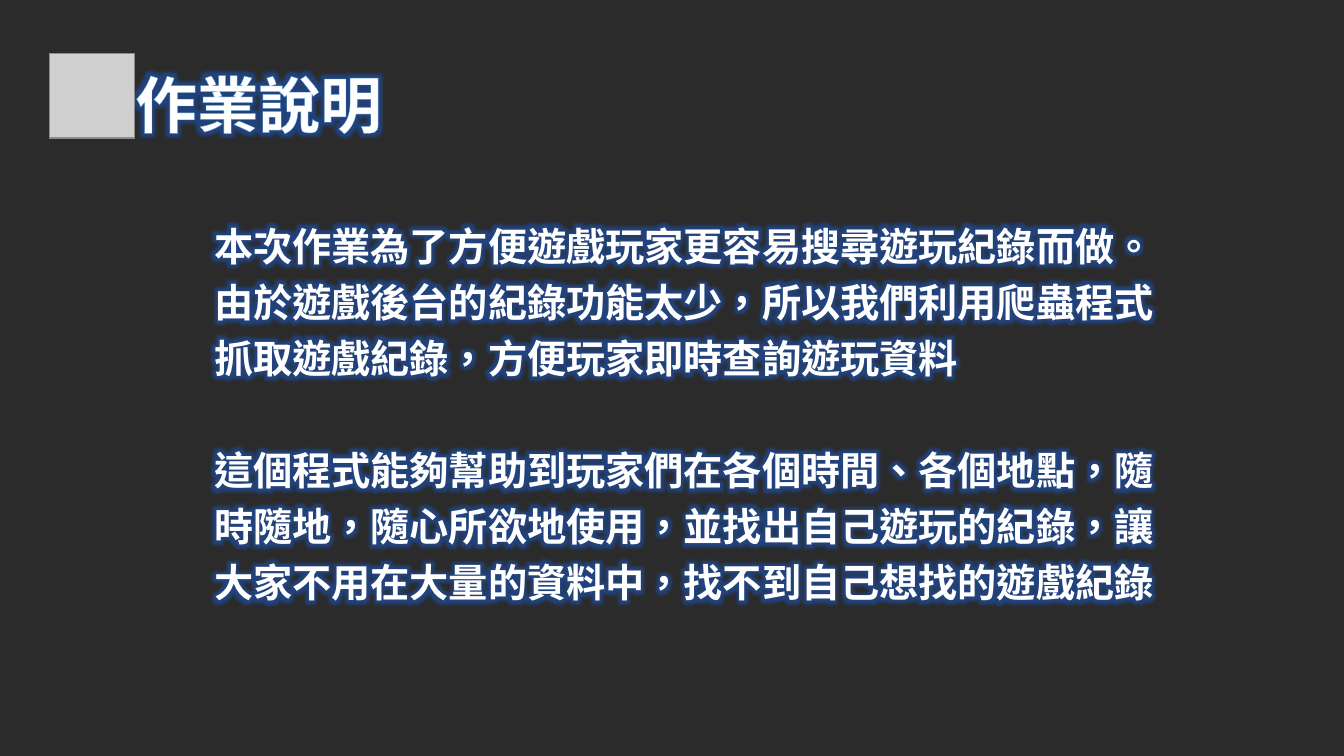
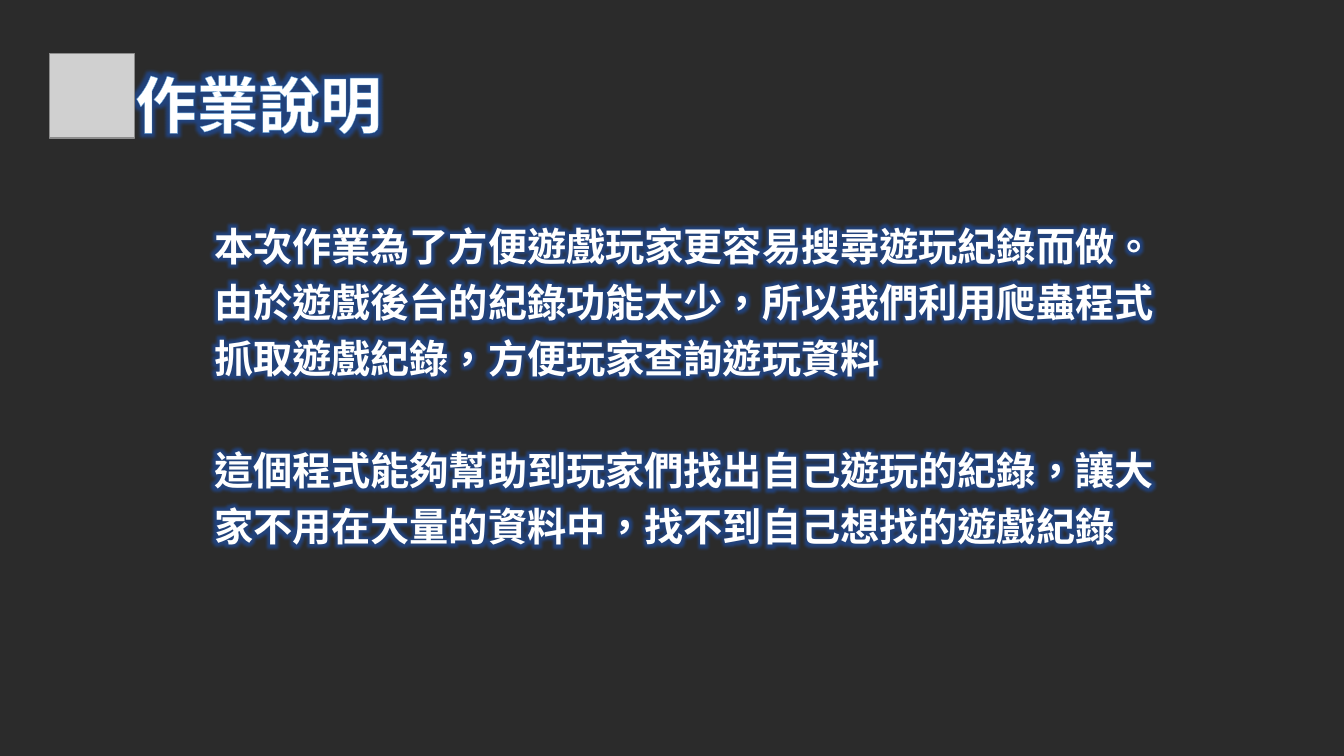
Before and after one commit to DJSBTimTW/DJSBTimTW-python_selenium, a slide deck: slide 5 of GC遊戲後台分析爬蟲 (1).pptx (slide 3 before the commit). Drawn at 1344x756 pixels with LibreOffice and Linux fonts; fonts in the diff are those of the drawing; grey boxes stand for pictures; background and template pictures are left out; a plain dark background stands for a picture behind light text. Boxes give left, top, right and bottom in pixels: in the first picture for what was removed or moved away, otherwise in the second. Text is boxed around its words. In the diff, an @@ line names an element or a change of style, - is before the commit and + after.

```diff
--- a/GC遊戲後台分析爬蟲 (1).pptx
+++ b/GC遊戲後台分析爬蟲 (1).pptx
@@ text at (x1=214, y1=221, x2=1154, y2=552): text changed @@
-本次作業為了方便遊戲玩家更容易搜尋遊玩紀錄而做。
-由於遊戲後台的紀錄功能太少，所以我們利用爬蟲程式抓取遊戲紀錄，方便玩家即時查詢遊玩資料
-這個程式能夠幫助到玩家們在各個時間、各個地點，隨時隨地，隨心所欲地使用，並找出自己遊玩的紀錄，讓大家不用在大量的資料中，找不到自己想找的遊戲紀錄
+本次作業為了方便遊戲玩家更容易搜尋遊玩紀錄而做。
+由於遊戲後台的紀錄功能太少，所以我們利用爬蟲程式抓取遊戲紀錄，方便玩家查詢遊玩資料
+這個程式能夠幫助到玩家們找出自己遊玩的紀錄，讓大家不用在大量的資料中，找不到自己想找的遊戲紀錄
```
Also in this commit, not shown: 4 other slides changed, 5 slides added, 3 slides removed, 1 other file.
